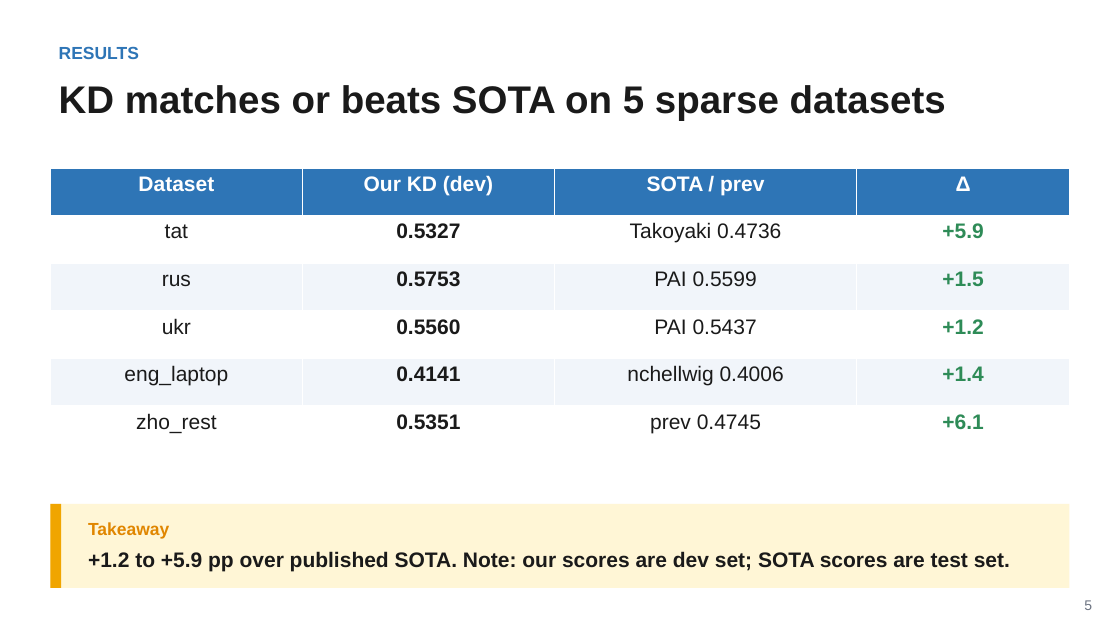
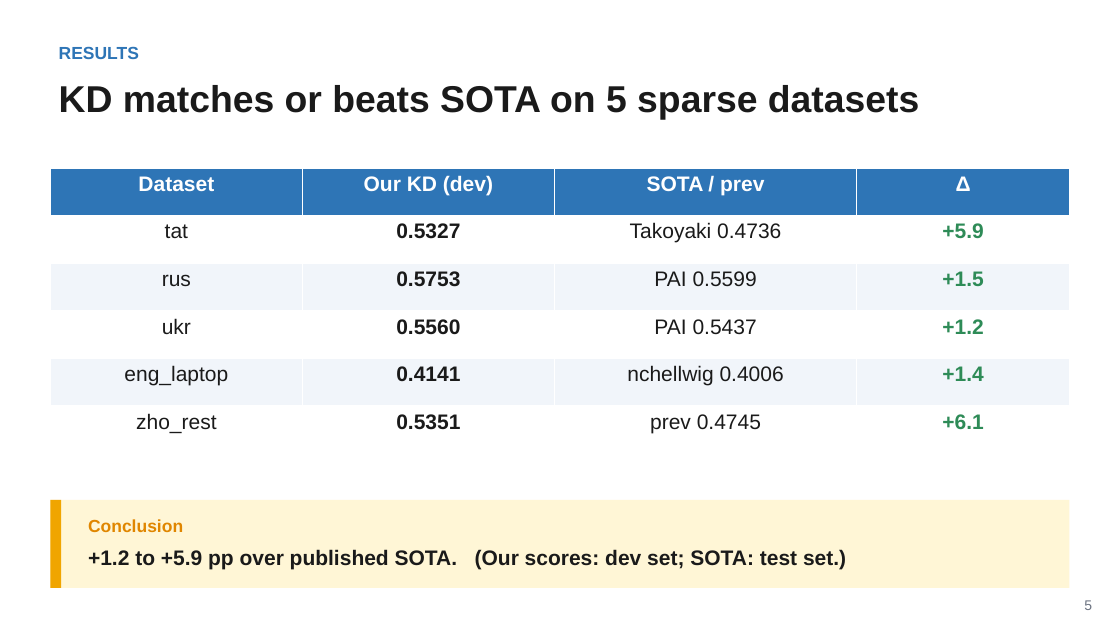
Before and after one commit to magnum-qin/ABSA-QUAD, a slide deck: slide 5 of docs/KD_group_meeting_20260629.pptx. Drawn at 1120x630 pixels with LibreOffice and Linux fonts; fonts in the diff are those of the drawing. Boxes give left, top, right and bottom in pixels: in the first picture for what was removed or moved away, otherwise in the second. Text is boxed around its words. In the diff, an @@ line names an element or a change of style, - is before the commit and + after.

```diff
--- a/docs/KD_group_meeting_20260629.pptx
+++ b/docs/KD_group_meeting_20260629.pptx
@@ text "KD matches or beats SOTA ..." at <box>59,85,919,120</box>: size 33 to 32 pt @@
@@ rectangle: place and size @@
-rectangle at <box>50,504,1070,588</box>
+rectangle at <box>50,500,1070,588</box>
@@ rectangle: place and size @@
-rectangle at <box>50,504,61,588</box>
+rectangle at <box>50,500,61,588</box>
@@ text at <box>88,519,183,532</box>: text changed @@
-Takeaway
+Conclusion
@@ text at <box>88,549,846,569</box>: text changed @@
-+1.2 to +5.9 pp over published SOTA. Note: our scores are dev set; SOTA scores are test set.
++1.2 to +5.9 pp over published SOTA. (Our scores: dev set; SOTA: test set.)
```
Also in this commit, not shown: 9 other slides changed.
